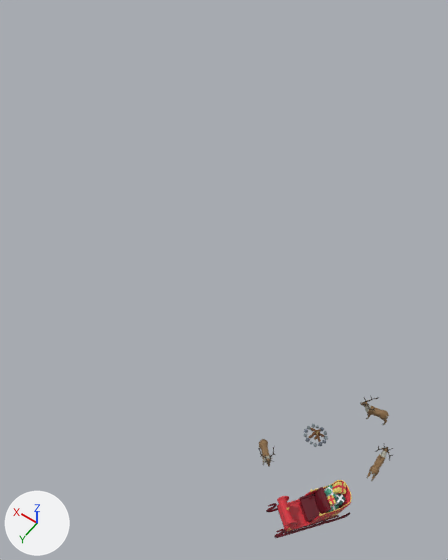
Before and after pictures for a commit that changed the glTF model public/models/world/split/SantaScene.glb.
One viewpoint serves both versions: a 50 mm camera at (-85.3, 28.3, 87.7) aimed at (-39.7, -35.5, -12.6). Lighting does not change. The marker at lower left points along +X, +Y and +Z. Where no turn or scale is listed for an object, it has been applied to the vertices. Vertices at the same position are counted once.

Names of what the first picture shows: 'Bonfire', 'Stag', 'Stag.001', 'Stag.002', 'Stag_Horns', 'Stag_Horns.002', 'sleigh'.
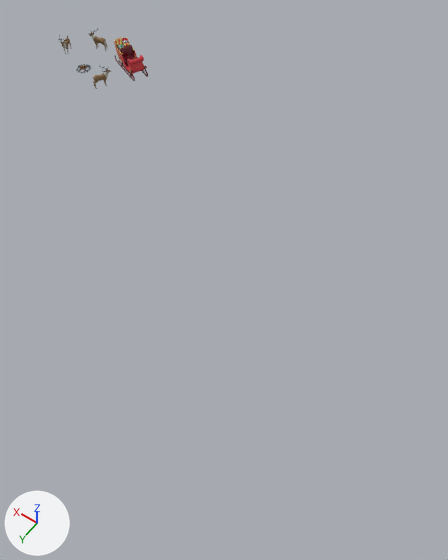
Where the newer file only moved an object's origin or applied its transform, the numbers keep the older frame.

Location of each change, [x1, y1, x2, y2] in pixels of the pictures (448 x 560 px):
'sleigh', moved, turned: before [266, 480, 352, 538]; after [114, 37, 148, 81]
'Stag', moved, turned: before [367, 447, 390, 481]; after [89, 33, 107, 51]
'Bonfire', moved, turned: before [304, 424, 328, 447]; after [76, 64, 91, 73]
'Stag.002', moved, turned: before [259, 439, 272, 467]; after [93, 69, 111, 89]
'Stag.001', mesh turned: before [360, 400, 389, 425]; after [60, 38, 71, 54]
'Stag_Horns.002', moved, turned: before [258, 445, 276, 464]; after [99, 66, 110, 72]
'Stag_Horns', moved, turned: before [375, 445, 393, 461]; after [89, 29, 98, 35]

Patch to the scene script:
```diff
--- a/public/models/world/split/SantaScene.glb.py
+++ b/public/models/world/split/SantaScene.glb.py
@@ me_cube_004 @@
 me_cube_004.from_pydata(...)  # 1027 vertices, 2052 faces; spans x -1.84..2.97, y -0.94..1.18, z 0.01..4.19
 # used by ob_stag_001; location = (-79.4, -22.4, -6.5)
+# me_cube_004 part 1: the whole mesh is turned 105 degrees about the z axis through its middle, then moved by (115.69, -47.99, 0.0)
 me_cube_004.materials.append(mat_material_001)
@@ ob_bonfire @@
 ob_bonfire = bpy.data.objects.new('Bonfire', me_cylinder_035)
-ob_bonfire.location = (-73.0, -14.2, -5.8)
+ob_bonfire.location = (27.5, -66.8, -5.8)
+ob_bonfire.rotation_euler = (0.0, 0.0, 1.833)  # degrees (0, 0, 105)
 ob_bonfire.scale = (9.85, 9.85, 9.85)
@@ ob_sleigh @@
 ob_sleigh = bpy.data.objects.new('sleigh', me_sleigh)
-ob_sleigh.location = (-78.1, -2.9, -6.7)
-ob_sleigh.rotation_euler = (1.571, 0.0, 0.898)  # degrees (90, 0, 51)
+ob_sleigh.location = (18.0, -74.7, -6.7)
+ob_sleigh.rotation_euler = (1.571, 0.0, 2.731)  # degrees (90, 0, 156)
 ob_sleigh.scale = (0.0319, 0.0319, 0.0319)
@@ ob_stag @@
 ob_stag = bpy.data.objects.new('Stag', me_cube)
-ob_stag.location = (-83.3, -14.4, -6.3)
+ob_stag.location = (30.4, -76.7, -6.3)
+ob_stag.rotation_euler = (0.0, 0.0, 1.833)  # degrees (0, 0, 105)
@@ ob_stag_horns @@
 ob_stag_horns = bpy.data.objects.new('Stag_Horns', me_cube_002)
-ob_stag_horns.location = (-83.3, -16.8, -2.3)
+ob_stag_horns.location = (32.7, -76.1, -2.3)
+ob_stag_horns.rotation_euler = (0.0, 0.0, 1.833)  # degrees (0, 0, 105)
@@ ob_stag_002 @@
 ob_stag_002 = bpy.data.objects.new('Stag.002', me_cube_006)
-ob_stag_002.location = (-68.1, -6.5, -6.3)
-ob_stag_002.rotation_euler = (0.0, 0.0, -2.359)  # degrees (0, 0, -135)
+ob_stag_002.location = (18.9, -64.1, -6.3)
+ob_stag_002.rotation_euler = (0.0, 0.0, -0.526)  # degrees (0, 0, -30)
@@ ob_stag_horns_002 @@
 ob_stag_horns_002 = bpy.data.objects.new('Stag_Horns.002', me_cube_005)
-ob_stag_horns_002.location = (-69.8, -4.9, -2.3)
-ob_stag_horns_002.rotation_euler = (0.0, 0.0, -2.359)  # degrees (0, 0, -135)
+ob_stag_horns_002.location = (17.7, -66.1, -2.3)
+ob_stag_horns_002.rotation_euler = (0.0, 0.0, -0.526)  # degrees (0, 0, -30)
```
